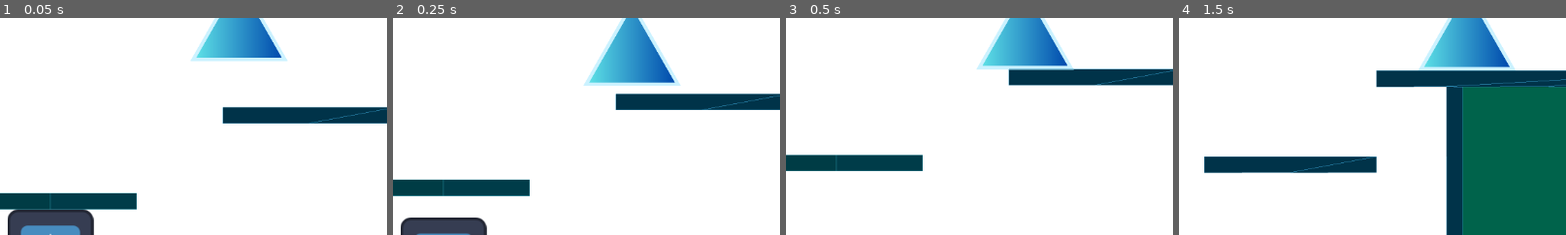
Above: before the commit, frames 1-4 (left to right).
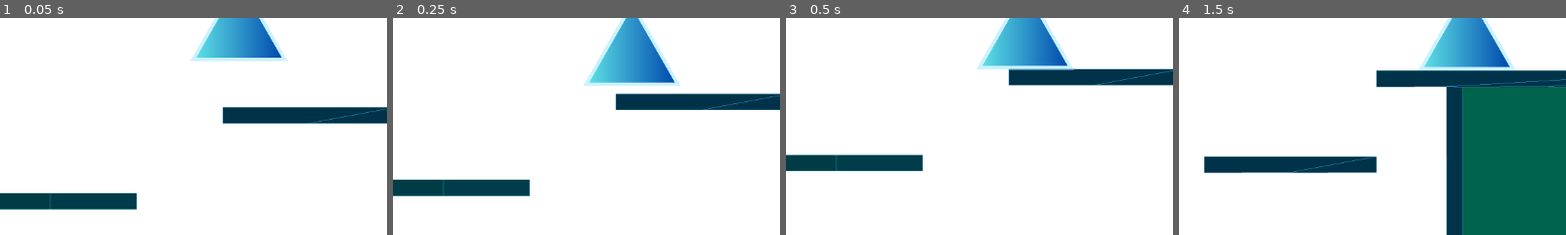
Above: after the commit, the same moments.

Repository: Eldragon126/Shapes
Game: Godot game, scene res://main_scene.tscn
Same seed, same stepped clock (60 frames per second), same inputs: the game is played once before the commit and once after it. This scene is started directly instead of the project's main scene. The engine's default icon, where the game draws it, is replaced by a stand-in: a white triangle on a blue panel in a dark square.
Inputs (mouse positions are % of the whole screen's width and height, from its top left):
- Up to frame 1 (0.05 s): no input
- Up to frame 2 (0.25 s): no input
- Up to frame 3 (0.5 s): no input
- Up to frame 4 (1.5 s): move the mouse to (72, 45) at 0.52 s; hold Right (ui_right) from 0.53 s (still down); click (72, 45) at 0.6 s; tap Space (jump) at 0.77 s; move the mouse to (30, 55) at 1.27 s; click (30, 55) at 1.35 s
The pictures show only the part of the screen within x 19-69%, y 50-100%; the shares and areas given below are measured in that part.

The runs differ from the first frame. In frame 1, 2.6% of the frame differs, in the area x 2-25%, y 87-100%; in frame 2, 1.7%; in frame 3, nothing differs; in frame 4, nothing differs.

Commit message:
Changed location of enemy

Diff:
--- a/main_scene.tscn
+++ b/main_scene.tscn
@@ -10,6 +10,7 @@
 
 [node name="enemy_triangle" parent="." instance=ExtResource("1_gyfs4")]
 z_index = 100
+position = Vector2(0, 200)
 
 [node name="map_creator" parent="." instance=ExtResource("1_2c62f")]
 
Not shown: 1 places in main_scene.tscn that only renumber resources
